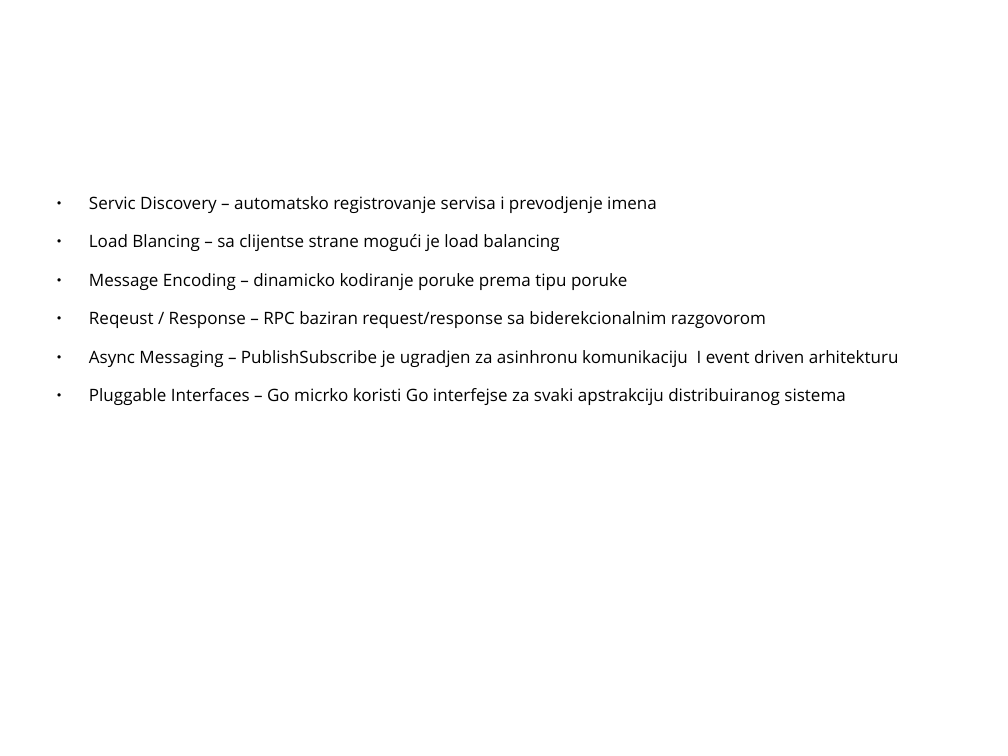
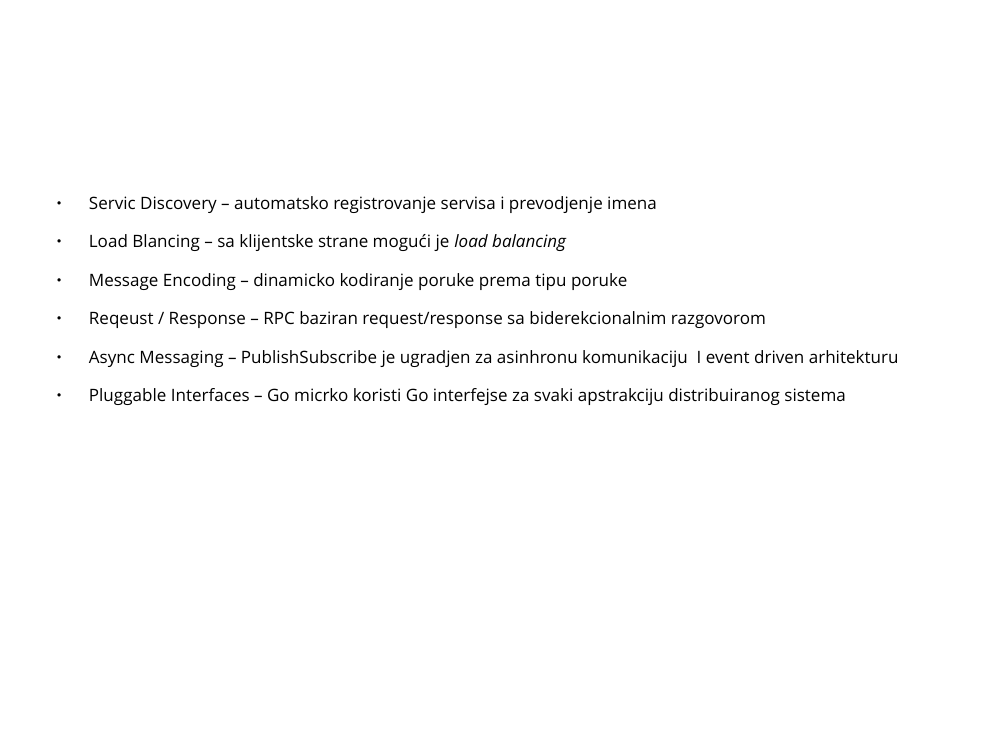
Before and after one commit to CommName/Go-micro-DemoApp, a slide deck: slide 4 of GoMicroUvod.pptx. Drawn at 1008x756 pixels with LibreOffice and Linux fonts; fonts in the diff are those of the drawing; background and template pictures are left out. Boxes give left, top, right and bottom in pixels: in the first picture for what was removed or moved away, otherwise in the second. Text is boxed around its words. In the diff, an @@ line names an element or a change of style, - is before the commit and + after.

```diff
--- a/GoMicroUvod.pptx
+++ b/GoMicroUvod.pptx
@@ text at [89,234,566,251]: text changed @@
-● Load Blancing – sa clijentse strane mogući je load balancing
+● Load Blancing – sa klijentske strane mogući je load balancing
```
Also in this commit, not shown: 3 other slides changed, 2 slides added.
